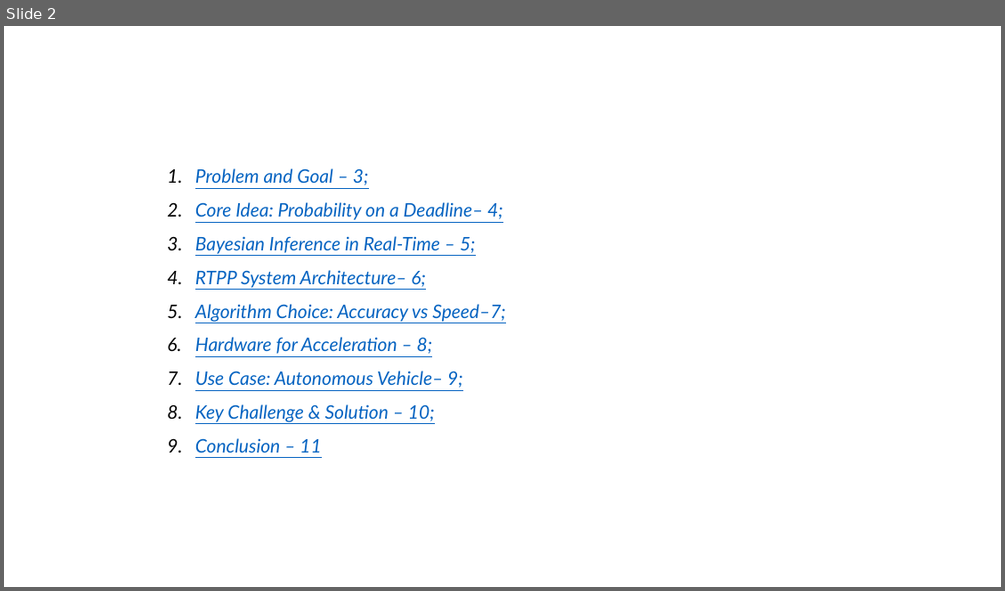
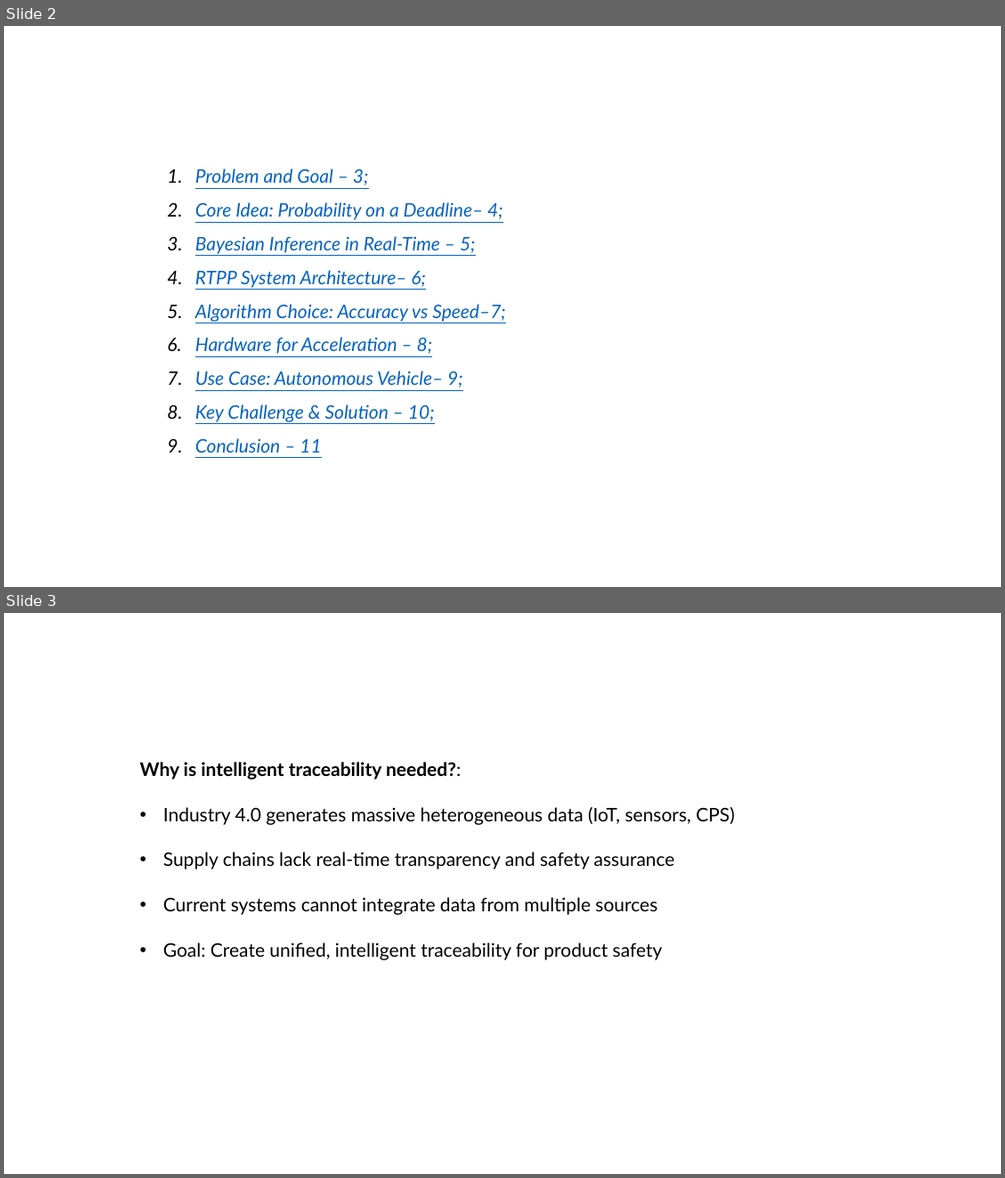
Before and after one commit to DanielWhy7/FSR, a slide deck: presentaion.pptx. Shown one above the other, each under a label of ours: slide 2 before the commit, slides 2 and 3 after it. The pictures are 1005x591 and 1005x1178 pixels, drawn with LibreOffice and Linux fonts; fonts in the diff are those of the drawing; background and template pictures are left out. Boxes give left, top, right and bottom in pixels: in the first picture for what was removed or moved away, otherwise in the second. Text is boxed around its words. In the diff, an @@ line names an element or a change of style, - is before the commit and + after.

```diff
--- a/presentaion.pptx
+++ b/presentaion.pptx
@@ slide 3 added at [4,613,1001,1174], background picture (left out) @@
@@ text added at [250,639,755,671], 20 pt, text #FFFFFF @@
+PROBLEM AND GOAL
@@ text added at [140,762,735,960], 18 pt, text #000000 @@
+Why is intelligent traceability needed?:
+• Industry 4.0 generates massive heterogeneous data (IoT, sensors, CPS)
+• Supply chains lack real-time transparency and safety assurance
+• Current systems cannot integrate data from multiple sources
+• Goal: Create unified, intelligent traceability for product safety
@@ page number added at [913,1130,951,1161], 18 pt, text #FFFFFF @@
+3
```
Also in this commit, not shown: 2 slides changed, 1 other slide added, 2 slides removed, 4 other files.
